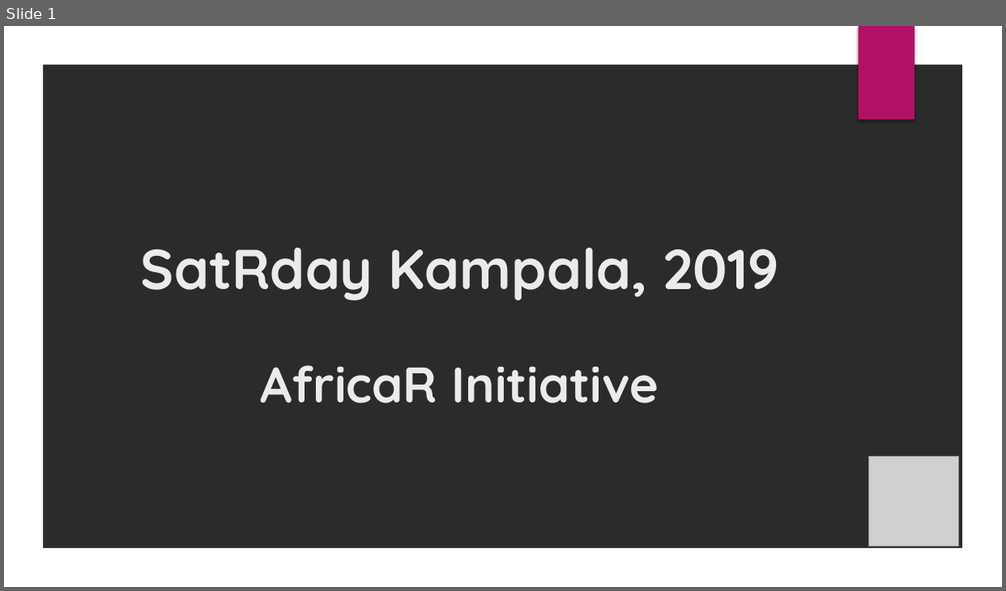
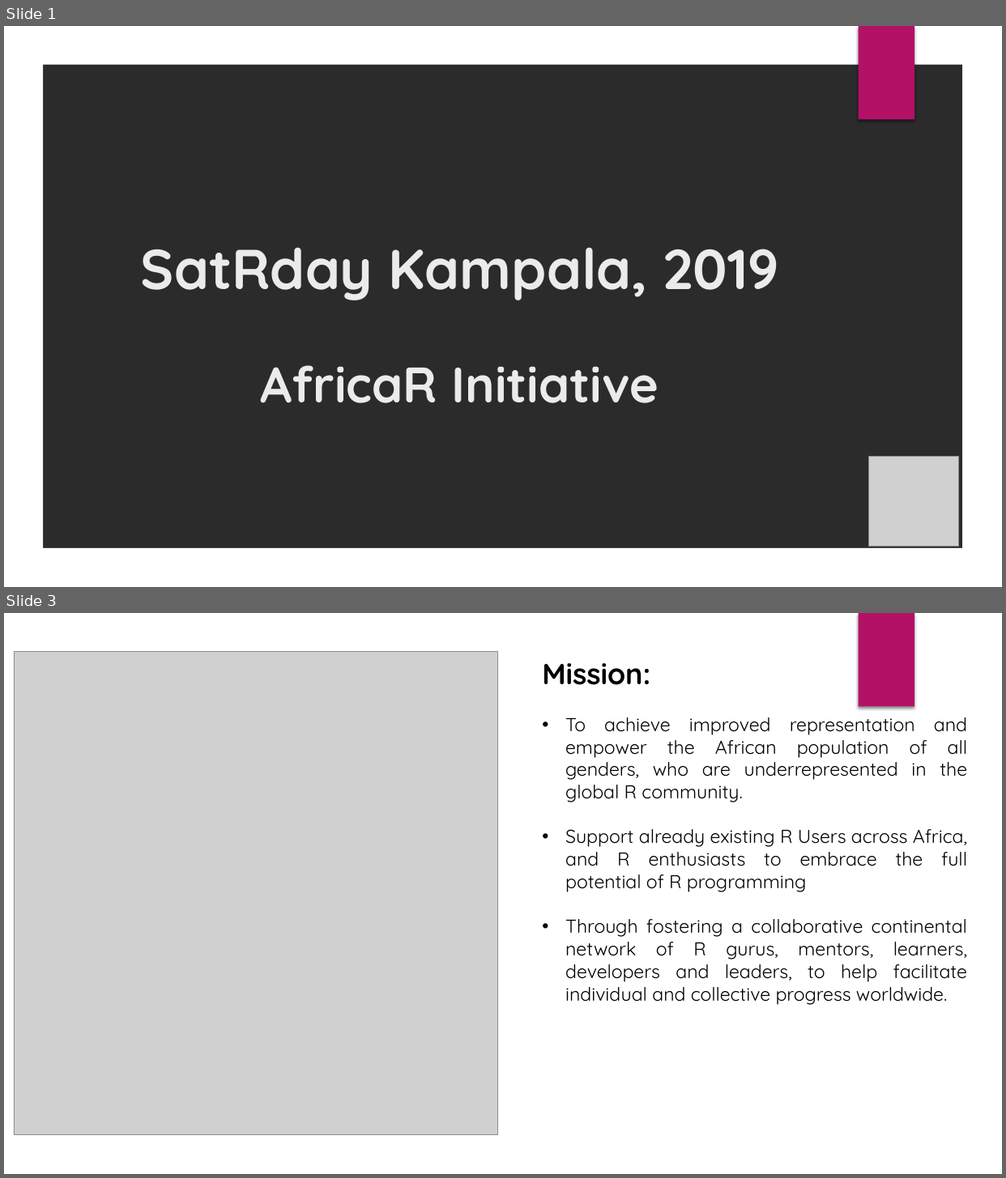
Before and after one commit to Shelmith-Kariuki/R, a slide deck: Trainings/Deck.pptx. Shown one above the other, each under a label of ours: slide 1 before the commit, slides 1 and 3 after it; the slides between them are not shown. The pictures are 1006x591 and 1006x1178 pixels, drawn with LibreOffice and Linux fonts; fonts in the diff are those of the drawing; grey boxes stand for pictures; background and template pictures are left out; a plain dark background stands for a picture behind light text. Boxes give left, top, right and bottom in pixels: in the first picture for what was removed or moved away, otherwise in the second. Text is boxed around its words. In the diff, an @@ line names an element or a change of style, - is before the commit and + after.

```diff
--- a/Trainings/Deck.pptx
+++ b/Trainings/Deck.pptx
@@ slide 3 added at (x1=4, y1=613, x2=1002, y2=1174), background picture (left out); not listed: 2 template elements that a slide beside it also shows @@
@@ picture added at (x1=14, y1=652, x2=497, y2=1135) @@
@@ group added at (x1=4, y1=614, x2=967, y2=1174): 4 ellipses, 2 freeform shapes, 1 rectangle @@
@@ text added at (x1=542, y1=663, x2=968, y2=1005), 18 pt, text #000000 @@
+Mission:
+• To achieve improved representation and empower the African population of all genders, who are underrepresented in the global R community.
+• Support already existing R Users across Africa, and R enthusiasts to embrace the full potential of R programming
+• Through fostering a collaborative continental network of R gurus, mentors, learners, developers and leaders, to help facilitate individual and collective progress worldwide.
```
Also in this commit, not shown: 12 other slides added, 2 slides removed.
